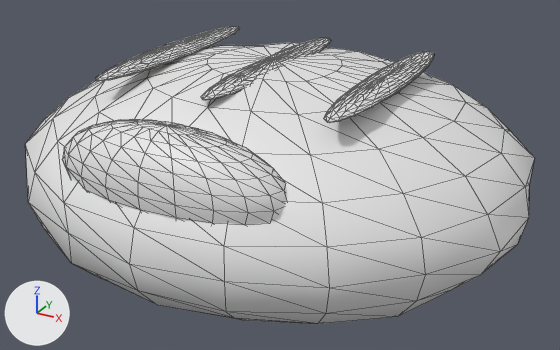
Before and after pictures for a commit that changed the glTF model models/catch_breads/bread_choco_cream.glb.
Rendered twice from a 50 mm lens placed at (0.555, -0.991, 0.478), pointed at (0.012, -0.002, -0.017). Every picture has the same lights, and +X, +Y and +Z are marked at lower left. The first picture is the older version. Mesh edges are drawn as thin lines. Where no turn or scale is listed for an object, it has been applied to the vertices.

In view in the first picture: 'ふっくらした生地.014', 'チョコがけ', 'チョコがけ.001', 'チョコがけ.002', 'チョコクリーム'.
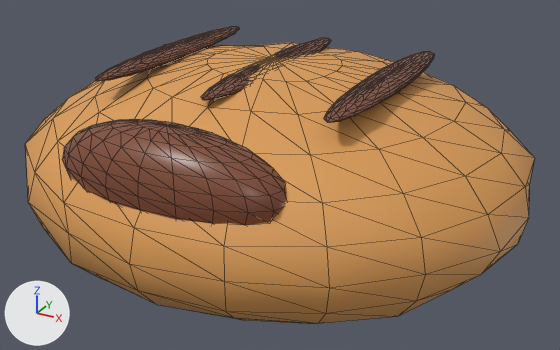
Pixel boxes [x1, y1, x2, y2] of what changed, in the pictures (560 x 350 px):
'ふっくらした生地.014', recoloured (white to orange)
    both: [25, 43, 535, 324]
'チョコクリーム', recoloured (white to brown)
    both: [62, 119, 287, 226]
'チョコがけ.002', recoloured (white to brown)
    both: [324, 51, 434, 123]
'チョコがけ', recoloured (white to brown)
    both: [96, 26, 240, 81]
'チョコがけ.001', recoloured (white to brown)
    both: [201, 38, 331, 100]

The change in detail:
Material '焼きたての山吹色' (mat_焼きたての山吹色) changes colour from white #e7e7e7 to orange #dd9e57; in linear values from (0.8, 0.8, 0.8) to (0.72, 0.34, 0.095).
Material 'チョコレート' (mat_チョコレート) changes colour from white #e7e7e7 to brown #814c35; in linear values from (0.8, 0.8, 0.8) to (0.22, 0.072, 0.036).
